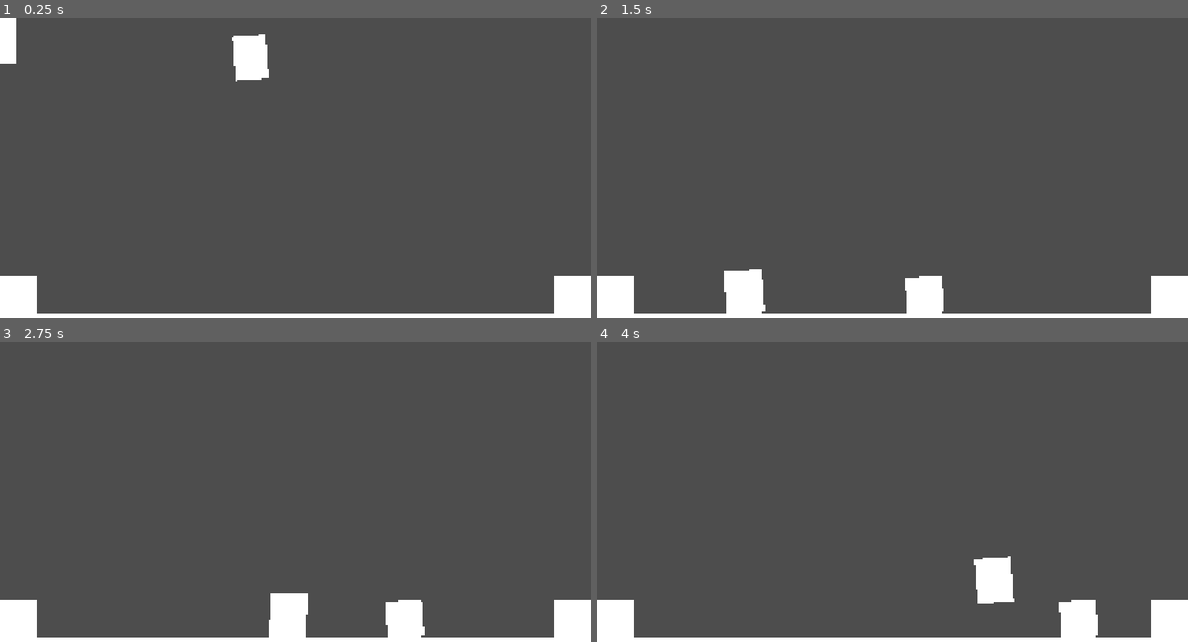
Above: before the commit, frames 1-4 (two rows, left to right).
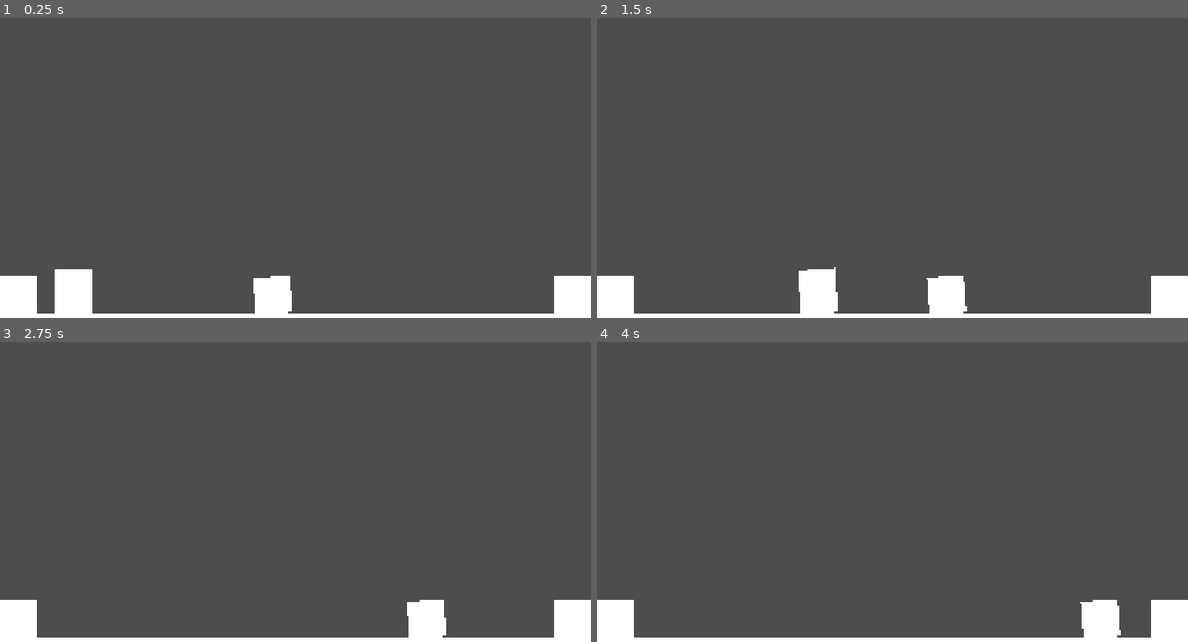
Above: after the commit, the same moments.

Repository: cliffordwilliam/wobble-protocol
Game: Godot game, scene res://test_scene.tscn
Two runs of this game, one before a commit and one after it. Both use one fixed random seed, a clock stepped at 60 frames per second and the inputs below. The project has no main scene, so this scene is started directly.
Inputs:
- Up to frame 1 (0.25 s): no input
- Up to frame 2 (1.5 s): tap Enter (ui_accept) at 0.5, 0.77 s; hold Right (ui_right) from 0.53 s (still down)
- Up to frame 3 (2.75 s): tap Enter (ui_accept) at 1.52 s; release Right (ui_right) at 2.03 s; hold Left (ui_left) from 2.03 s (still down)
- Up to frame 4 (4 s): release Left (ui_left) at 2.78 s; hold Right (ui_right) from 2.78 s (still down); tap Enter (ui_accept) at 3.02, 3.77 s

The runs differ from the first frame. In frame 1, 3.0% of the frame differs, in the area x 0-50%, y 0-99%; in frame 2, 2.8%; in frame 3, 1.9%; in frame 4, 1.8%.

Commit message:
feat: add smoke particle when enemy disappear when defeated

Diff:
--- a/enemy/enemy.gd
+++ b/enemy/enemy.gd
@@ -7,7 +7,11 @@
 const SQUISH_SCALE := Vector2(1.2, 0.5)
 const SQUISH_FROM_SCALE := Vector2(1.5, 0.2)
 
+const SmokeParticlesScene := preload("res://enemy/smoke_particles.tscn")
+
+
 @onready var state_machine: StateMachine = $StateMachine
+@onready var collision_shape: CollisionShape2D = $CollisionShape2D
 
 var direction := 1.0
 
@@ -27,4 +31,11 @@
 	_squash_tween.tween_property(sprite, "scale", SQUISH_FROM_SCALE, SQUISH_IMPACT_DURATION) \
 	.set_trans(Tween.TRANS_EXPO)
 	_squash_tween.tween_property(sprite, "scale", SQUISH_SCALE, SQUISH_DURATION)
-	_squash_tween.tween_callback(queue_free)
+	_squash_tween.tween_callback(_die)
+
+
+func _die() -> void:
+	var smoke: SmokeParticles = SmokeParticlesScene.instantiate()
+	smoke.global_position = collision_shape.global_position
+	get_parent().add_child(smoke)
+	queue_free()
--- /dev/null
+++ b/enemy/smoke_particles.gd
@@ -0,0 +1,7 @@
+class_name SmokeParticles
+extends GPUParticles2D
+
+
+func _ready() -> void:
+	finished.connect(queue_free)
+	emitting = true
--- /dev/null
+++ b/enemy/smoke_particles.tscn
@@ -0,0 +1,36 @@
+[gd_scene format=3 uid="uid://crymc0d6mg2w6"]
+
+[ext_resource type="Gradient" uid="uid://bekjunmo2bsvt" path="res://white_gradient.tres" id="1_augnm"]
+[ext_resource type="Script" uid="uid://bmub4b3gdrde4" path="res://enemy/smoke_particles.gd" id="1_t3cqb"]
+
+[sub_resource type="GradientTexture2D" id="GradientTexture2D_vqd15"]
+gradient = ExtResource("1_augnm")
+width = 40
+height = 40
+
+[sub_resource type="Gradient" id="Gradient_vqd15"]
+colors = PackedColorArray(1, 1, 1, 1, 1, 1, 1, 0)
+
+[sub_resource type="GradientTexture1D" id="GradientTexture1D_qa1n0"]
+gradient = SubResource("Gradient_vqd15")
+
+[sub_resource type="ParticleProcessMaterial" id="ParticleProcessMaterial_82lbg"]
+particle_flag_disable_z = true
+spread = 180.0
+initial_velocity_min = 660.0
+initial_velocity_max = 900.0
+gravity = Vector3(0, 0, 0)
+damping_min = 1050.0
+damping_max = 1500.0
+scale_max = 2.0
+color_ramp = SubResource("GradientTexture1D_qa1n0")
+
+[node name="SmokeParticles" type="GPUParticles2D" unique_id=1701251919]
+emitting = false
+amount = 10
+texture = SubResource("GradientTexture2D_vqd15")
+lifetime = 0.6
+one_shot = true
+explosiveness = 1.0
+process_material = SubResource("ParticleProcessMaterial_82lbg")
+script = ExtResource("1_t3cqb")
--- a/test_scene.tscn
+++ b/test_scene.tscn
@@ -19,9 +19,10 @@
 [node name="Node" type="Node" unique_id=1139093061]
 
 [node name="Player" parent="." unique_id=1504388918 instance=ExtResource("1_uhqqe")]
+position = Vector2(240, 960)
 
 [node name="Enemy" parent="." unique_id=1196418272 instance=ExtResource("2_ia1lp")]
-position = Vector2(769, 53)
+position = Vector2(840, 960)
 
 [node name="TileMapLayer" type="TileMapLayer" parent="." unique_id=315036525]
 tile_map_data = PackedByteArray("AAAPAAgAAAAAAAAAAAAOAAgAAAAAAAAAAAALAAgAAAAAAAAAAAAKAAgAAAAAAAAAAAAJAAgAAAAAAAAAAAAIAA …(208 unchanged characters)…
Not shown, added: enemy/smoke_particles.gd.uid
